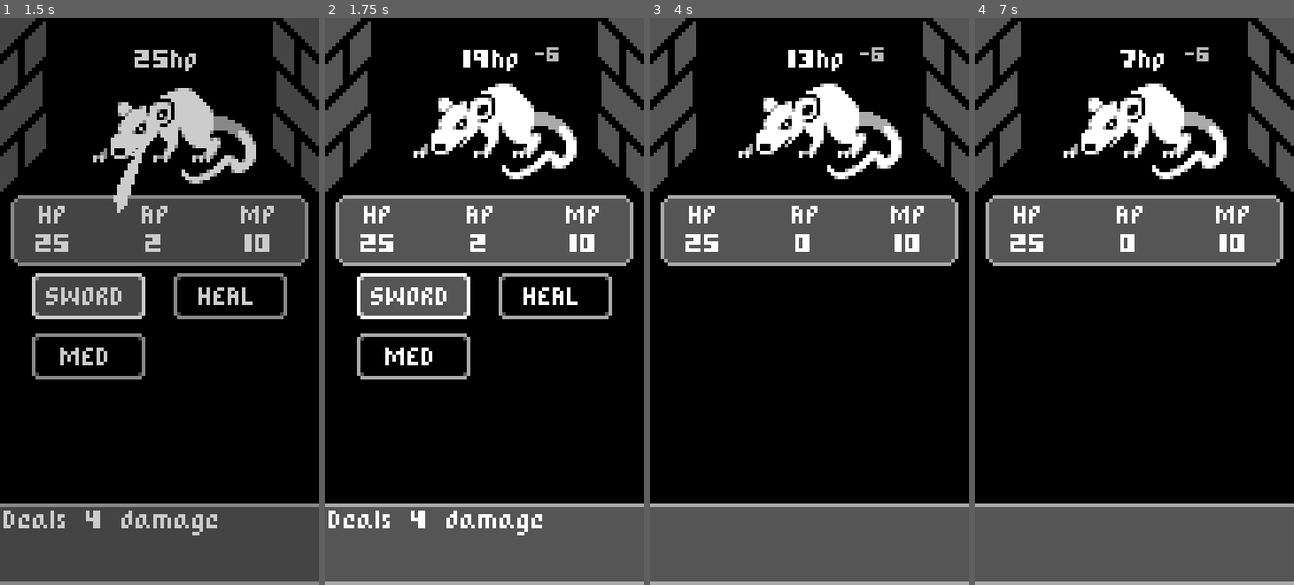
Above: before the commit, frames 1-4 (left to right).
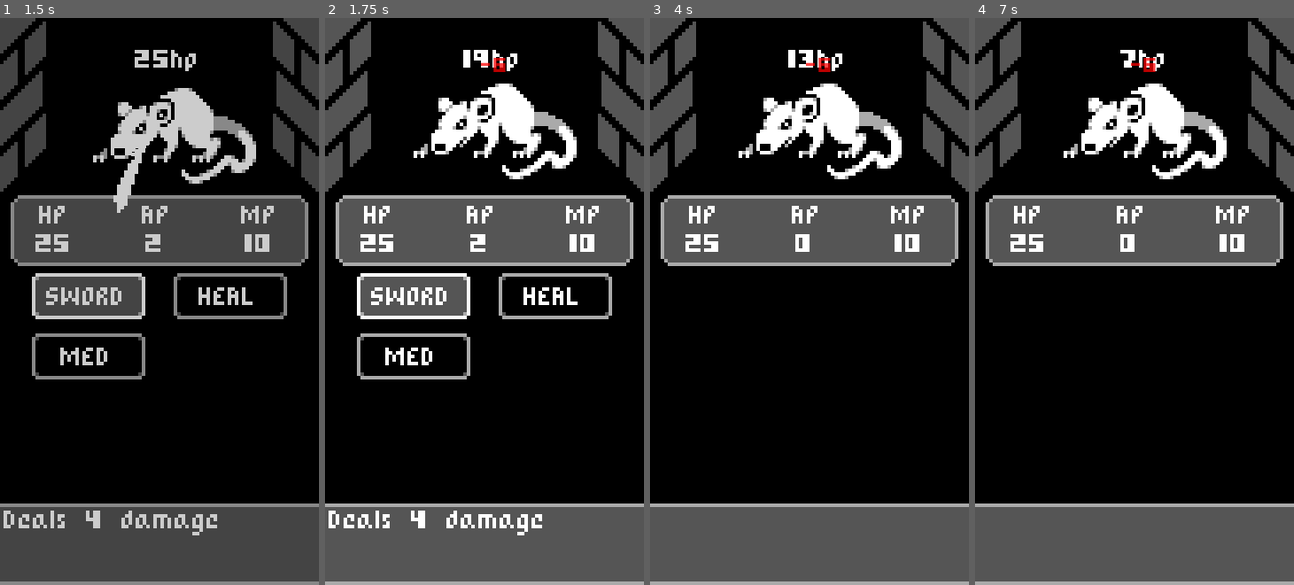
Above: after the commit, the same moments.

Repository: Bbubbee/CardPG
Game: Godot game, scene res://Scenes/main_menu.tscn
Two runs of this game, one before a commit and one after it. Both use one fixed random seed, a clock stepped at 60 frames per second and the inputs below.
Inputs (mouse positions are in pixels of both pictures, inside the frame that each line leads up to):
- Up to frame 1 (1.5 s): click "START!" at 0.5 s; click "SWORD" at 1.25 s
- Up to frame 2 (1.75 s): no input
- Up to frame 3 (4 s): click "HEAL" at 2 s; click "MED" at 2.75 s; click "SWORD" at 3.5 s
- Up to frame 4 (7 s): move the mouse to (1204, 273) at 4.27 s; click "HEAL" at 5 s; click "MED" at 5.75 s; click "SWORD" at 6.5 s

Frame 1 is identical in both runs. In frame 2, 0.2% of the frame differs, in the area x 48-74%, y 5-10%; in frame 3, 0.2%; in frame 4, 0.2%.

Commit message:
add damage numbers, needs fixing

Diff:
--- /dev/null
+++ b/Scenes/damage_taken_label.tscn
@@ -0,0 +1,70 @@
+[gd_scene load_steps=5 format=3 uid="uid://g2n82ur6wyo8"]
+
+[ext_resource type="Script" path="res://Scripts/damage_taken_label.gd" id="1_lfftt"]
+
+[sub_resource type="Animation" id="Animation_6wed3"]
+resource_name = "DamageTaken"
+tracks/0/type = "value"
+tracks/0/imported = false
+tracks/0/enabled = true
+tracks/0/path = NodePath(".:modulate")
+tracks/0/interp = 1
+tracks/0/loop_wrap = true
+tracks/0/keys = {
+"times": PackedFloat32Array(0, 0.75),
+"transitions": PackedFloat32Array(1, 1),
+"update": 0,
+"values": [Color(1, 1, 1, 1), Color(1, 1, 1, 0)]
+}
+tracks/1/type = "value"
+tracks/1/imported = false
+tracks/1/enabled = true
+tracks/1/path = NodePath(".:position")
+tracks/1/interp = 0
+tracks/1/loop_wrap = true
+tracks/1/keys = {
+"times": PackedFloat32Array(0, 0.1, 0.2, 0.3, 0.4, 0.5, 0.6, 0.7),
+"transitions": PackedFloat32Array(1, 1, 1, 1, 1, 1, 1, 1),
+"update": 0,
+"values": [Vector2(0, 0), Vector2(2, 2), Vector2(0, 2), Vector2(0, 0), Vector2(2, 2), Vector2(0, 2), Vector2(0, 0), Vector2(2, 2)]
+}
+
+[sub_resource type="Animation" id="Animation_4w5xw"]
+length = 0.001
+tracks/0/type = "value"
+tracks/0/imported = false
+tracks/0/enabled = true
+tracks/0/path = NodePath(".:position")
+tracks/0/interp = 1
+tracks/0/loop_wrap = true
+tracks/0/keys = {
+"times": PackedFloat32Array(0),
+"transitions": PackedFloat32Array(1),
+"update": 0,
+"values": [Vector2(0, 0)]
+}
+
+[sub_resource type="AnimationLibrary" id="AnimationLibrary_vvqox"]
+_data = {
+"DamageTaken": SubResource("Animation_6wed3"),
+"RESET": SubResource("Animation_4w5xw")
+}
+
+[node name="DamageTakenLabel" type="Label"]
+modulate = Color(1, 1, 1, 0.2)
+offset_right = 22.0
+offset_bottom = 9.0
+theme_override_colors/font_color = Color(1, 0, 0, 1)
+theme_override_font_sizes/font_size = 5
+text = "-4
+"
+horizontal_alignment = 1
+vertical_alignment = 1
+script = ExtResource("1_lfftt")
+
+[node name="DamageTakenPlayer" type="AnimationPlayer" parent="."]
+libraries = {
+"": SubResource("AnimationLibrary_vvqox")
+}
+
+[connection signal="animation_finished" from="DamageTakenPlayer" to="." method="_on_damage_taken_player_animation_finished"]
--- a/Scenes/enemy.tscn
+++ b/Scenes/enemy.tscn
@@ -1,40 +1,8 @@
-[gd_scene load_steps=12 format=3 uid="uid://dim4havfaaoc0"]
+[gd_scene load_steps=10 format=3 uid="uid://dim4havfaaoc0"]
 
 [ext_resource type="Script" path="res://Scripts/Enemy.gd" id="1_qwbgn"]
 [ext_resource type="Texture2D" uid="uid://ypc0hl0s73cm" path="res://Assets/Images/Rat.png" id="2_y78ws"]
 [ext_resource type="PackedScene" uid="uid://c8emammtcxswt" path="res://Scenes/hover_info.tscn" id="3_ux1kq"]
-
-[sub_resource type="Animation" id="Animation_6wed3"]
-resource_name = "DamageTaken"
-tracks/0/type = "value"
-tracks/0/imported = false
-tracks/0/enabled = true
-tracks/0/path = NodePath(".:modulate")
-tracks/0/interp = 1
-tracks/0/loop_wrap = true
-tracks/0/keys = {
-"times": PackedFloat32Array(0, 0.75),
-"transitions": PackedFloat32Array(1, 1),
-"update": 0,
-"values": [Color(1, 1, 1, 1), Color(1, 1, 1, 0)]
-}
-tracks/1/type = "value"
-tracks/1/imported = false
-tracks/1/enabled = true
-tracks/1/path = NodePath(".:position")
-tracks/1/interp = 0
-tracks/1/loop_wrap = true
-tracks/1/keys = {
-"times": PackedFloat32Array(0, 0.1, 0.2, 0.3, 0.4, 0.5, 0.6, 0.7),
-"transitions": PackedFloat32Array(1, 1, 1, 1, 1, 1, 1, 1),
-"update": 0,
-"values": [Vector2(2, -27), Vector2(3, -28), Vector2(4, -26), Vector2(2, -27), Vector2(1, -25), Vector2(2, -26), Vector2(3, -24), Vector2(2, -26)]
-}
-
-[sub_resource type="AnimationLibrary" id="AnimationLibrary_vvqox"]
-_data = {
-"DamageTaken": SubResource("Animation_6wed3")
-}
 
 [sub_resource type="Animation" id="Animation_o417c"]
 resource_name = "Attack"
@@ -82,6 +50,11 @@
 "values": [Color(1, 1, 1, 1), Color(1, 1, 1, 0)]
 }
 
+[sub_resource type="Animation" id="Animation_ei6ol"]
+resource_name = "HealthLowered"
+length = 0.75
+step = 0.05
+
 [sub_resource type="Animation" id="Animation_edudm"]
 length = 0.001
 tracks/0/type = "value"
@@ -126,11 +99,6 @@
 "values": [Vector2(0, 0), Vector2(-2, 2), Vector2(-2, -2), Vector2(2, 2), Vector2(0, 0)]
 }
 
-[sub_resource type="Animation" id="Animation_ei6ol"]
-resource_name = "HealthLowered"
-length = 0.75
-step = 0.05
-
 [sub_resource type="AnimationLibrary" id="AnimationLibrary_qcbya"]
 _data = {
 "Attack": SubResource("Animation_o417c"),
@@ -156,23 +124,6 @@
 horizontal_alignment = 1
 vertical_alignment = 1
 
-[node name="DamageTakenLabel" type="Label" parent="."]
-modulate = Color(1, 1, 1, 0)
-offset_left = 2.0
-offset_top = -26.0
-offset_right = 24.0
-offset_bottom = -17.0
-theme_override_font_sizes/font_size = 5
-text = "-4
-"
-horizontal_alignment = 1
-vertical_alignment = 1
-
-[node name="DamageTakenPlayer" type="AnimationPlayer" parent="DamageTakenLabel"]
-libraries = {
-"": SubResource("AnimationLibrary_vvqox")
-}
-
 [node name="AnimationPlayer" type="AnimationPlayer" parent="."]
 libraries = {
 "": SubResource("AnimationLibrary_qcbya")
--- a/Scripts/Action Buttons/sword_action_button.gd
+++ b/Scripts/Action Buttons/sword_action_button.gd
@@ -18,12 +18,9 @@
 			pressable = false
 			$Cooldown.start()
 
-
-
-
-
 func CreateSlash(pos):
 	var slash = SLASH.instantiate()
 	var main = get_tree().current_scene
 	main.add_child(slash)
 	slash.global_position = pos
+#	slash.global_position.x = pos.x + 20
--- a/Scripts/Enemy.gd
+++ b/Scripts/Enemy.gd
@@ -8,10 +8,9 @@
 @export var attack_damage: int = 4
 @export var max_hp: int = 35
 
+@onready var damage_taken_label = preload("res://Scenes/damage_taken_label.tscn")
 @onready var hp_label = $HealthLabel
-@onready var damage_taken_label = $DamageTakenLabel
 @onready var animation_player = $AnimationPlayer
-@onready var damage_taken_animation_player = $DamageTakenLabel/DamageTakenPlayer
 @onready var hp = max_hp:
 	set(new_hp):
 		hp = clamp(new_hp, 0, max_hp)
@@ -19,7 +18,6 @@
 
 
 func _ready():
-	damage_taken_label.hide()
 	hp_label.text = str(hp)+"hp"
 	battle_units.enemy = self
 
@@ -44,6 +42,7 @@
 
 func DealDamage():
 	PlayerStats.hp -= attack_damage
+	ShowDamageTakenPlayer(attack_damage)
 
 func TakeDamage(amount):
 	animation_player.play("Shake")
@@ -70,7 +69,13 @@
 	return hp <= 0  # If dead return true.
 
 func ShowDamageTaken(damage):
-	print("play animation")
-	damage_taken_label.text = "-"+str(damage)
-	damage_taken_label.show()
-	damage_taken_animation_player.play("DamageTaken")
+	var damage_label = damage_taken_label.instantiate()
+	hp_label.add_child(damage_label)
+	damage_label.ShowDamageTaken(damage)
+
+func ShowDamageTakenPlayer(damage):
+#	var damage_label = damage_taken_label.instantiate()
+#	var main = get_tree().current_scene
+#	main.add_child(damage_label)
+#	damage_label.ShowDamageTaken(damage)
+	pass
--- a/Scripts/battle.gd
+++ b/Scripts/battle.gd
@@ -59,9 +59,6 @@
 		_:
 			SceneTransition.ChangeScene("res://Scenes/battle.tscn")
 
-
-
-
 func _on_enemy_died():
 	next_room_button.show()
 	player_battle_action_buttons.hide()
--- /dev/null
+++ b/Scripts/damage_taken_label.gd
@@ -0,0 +1,9 @@
+extends Label
+
+func ShowDamageTaken(damage):
+	text = "-"+str(damage)
+	$DamageTakenPlayer.play("DamageTaken")
+
+
+func _on_damage_taken_player_animation_finished(_anim_name):
+	queue_free()
